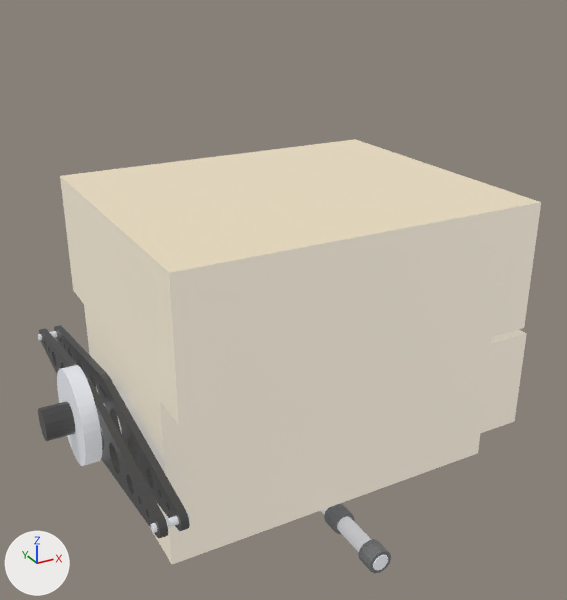
One commit to the COLLADA model pandora_robots_description/meshes/woody/visual/base/base_link.dae: the scene before it, then after it.
Before and after are seen from a 50 mm camera at (-0.261, -0.47, 0.381) aimed at (-0.004, -0.003, 0.147). Every picture has the same lights, and +X, +Y and +Z are marked at lower left. Vertices at the same position are counted once.

In view in the first picture: '_titanium_bar'.
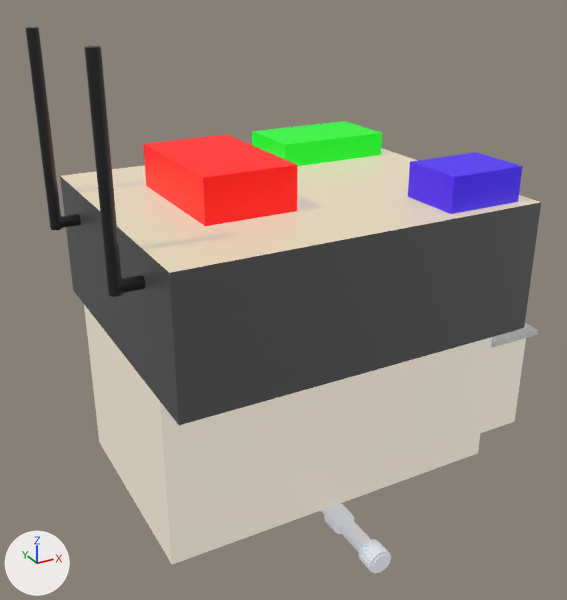
Commit message: Added new base_link mesh

What changed in the scene script:
```text
Add mat_axis_silver_001:
    mat_axis_silver_001 = principled_material('Axis_Silver_001')
    mat_axis_silver_001.base_color = (0.418, 0.445, 0.509)  # grey #adb2bd
    mat_axis_silver_001.roughness = 0.59
    mat_axis_silver_001.emission_color = (0.3, 0.3, 0.3)  # grey #959595
    mat_axis_silver_001.emission_strength = 1.0
Change me_base_link_000:
    remove me_base_link_000.from_pydata(...)  # 2071 vertices, 4132 faces; spans x -0.186..0.19, y -0.14..0.14, z -0.011..0.231
    add me_base_link_000.from_pydata(...)  # 926 vertices, 1684 faces; spans x -0.152..0.198, y -0.133..0.133, z -0.011..0.339
    me_base_link_000 part 1: a new loose piece, a box spanning x 0.062..0.119, y -0.103..-0.058, z 0.231..0.255, in mat_imu_dark_blue_001 (purple #4f1ed1)
    me_base_link_000 part 2: a new loose piece, a 19-sided cylinder along x spanning x -0.1481..-0.1315, y 0.0627..0.0707, z 0.2054..0.2134, in mat_antenna_black_001 (black #1d1d1d)
    me_base_link_000 part 3: a new loose piece, a 19-sided cylinder along z spanning x -0.152..-0.144, y 0.0627..0.0707, z 0.2053..0.3387, in mat_antenna_black_001 (black #1d1d1d)
    me_base_link_000 part 4: a new loose piece, a 19-sided cylinder along x spanning x -0.1481..-0.1315, y -0.0706..-0.0626, z 0.2058..0.2138, in mat_antenna_black_001 (black #1d1d1d)
    me_base_link_000 part 5: a new loose piece, a 19-sided cylinder along z spanning x -0.152..-0.144, y -0.0707..-0.0627, z 0.2057..0.3391, in mat_antenna_black_001 (black #1d1d1d)
    me_base_link_000 part 6: a new loose piece, a box spanning x 0.1313..0.1977, y -0.0657..0.0657, z 0.0982..0.1022, in mat_plexi_033 (white #e7e7e7)
    me_base_link_000 part 7: a new loose piece, a box spanning x 0.027..0.117, y 0.051..0.107, z 0.231..0.249, in mat_rasp_green_003 (green #03ac23)
    me_base_link_000 part 8: a new loose piece, a box spanning x -0.085..-0.02, y -0.05..0.054, z 0.231..0.261, in mat_arm_red_001 (red #e70000)
    me_base_link_000 part 9: 11 loose pieces with 1442 vertices, spanning x -0.186..0.19, y -0.14..0.14, z 0.014..0.127, are deleted
    me_base_link_000 part 10: 8 vertices removed from x 0.131..0.184, y -0.054..0.054, z 0.092..0.098
    me_base_link_000 part 11: 264 faces spanning x -0.009..0.009, y -0.133..0.133, z -0.009..0.009 switch from mat_sonar_silver_003 (dark grey #52555a) to mat_axis_silver_001 (grey #adb2bd)
    me_base_link_000 part 12: 56 faces spanning x -0.131..0.131, y -0.111..0.111, z 0.138..0.231 switch from mat_body_001 (yellow #a58c44) to mat_metal_black (black #0d0d0d)
    remove me_base_link_000.materials.append(mat_metal_black_003)  # black #0d0d0d
    add me_base_link_000.materials.append(mat_plexi_033)  # white #e7e7e7
    add me_base_link_000.materials.append(mat_arm_red_001)  # red #e70000
    add me_base_link_000.materials.append(mat_rasp_green_003)  # green #03ac23
    add me_base_link_000.materials.append(mat_antenna_black_001)  # black #1d1d1d
    add me_base_link_000.materials.append(mat_imu_dark_blue_001)  # purple #4f1ed1
Change ob_titanium_bar:
    ob_titanium_bar.scale: (1.0, 1.0, 1.0) -> (0.997, 1.0, 1.0)
```

Where the change shows, as pixel boxes [x1, y1, x2, y2] in the pictures (567 x 600 px):
'_titanium_bar', reshaped, rescaled (26% taller)
    before: [38, 139, 541, 574]
    after: [26, 27, 541, 574]
part 1 of me_base_link_000, added
    after: [408, 152, 523, 214]
part 2 of me_base_link_000, added
    after: [58, 214, 81, 228]
part 3 of me_base_link_000, added (black)
    after: [26, 27, 62, 230]
part 4 of me_base_link_000, added
    after: [118, 275, 145, 293]
part 5 of me_base_link_000, added (black)
    after: [84, 46, 123, 297]
part 6 of me_base_link_000, added
    after: [491, 323, 539, 348]
part 7 of me_base_link_000, added (green)
    after: [252, 121, 382, 166]
part 8 of me_base_link_000, added (red)
    after: [143, 134, 298, 226]
part 9 of me_base_link_000, deleted
    before: [38, 325, 527, 538]
part 10 of me_base_link_000, deleted
    before: [492, 331, 515, 339]
part 11 of me_base_link_000, recoloured (grey to white)
    both: [324, 503, 391, 574]
part 12 of me_base_link_000, recoloured
    both: [60, 176, 541, 425]
